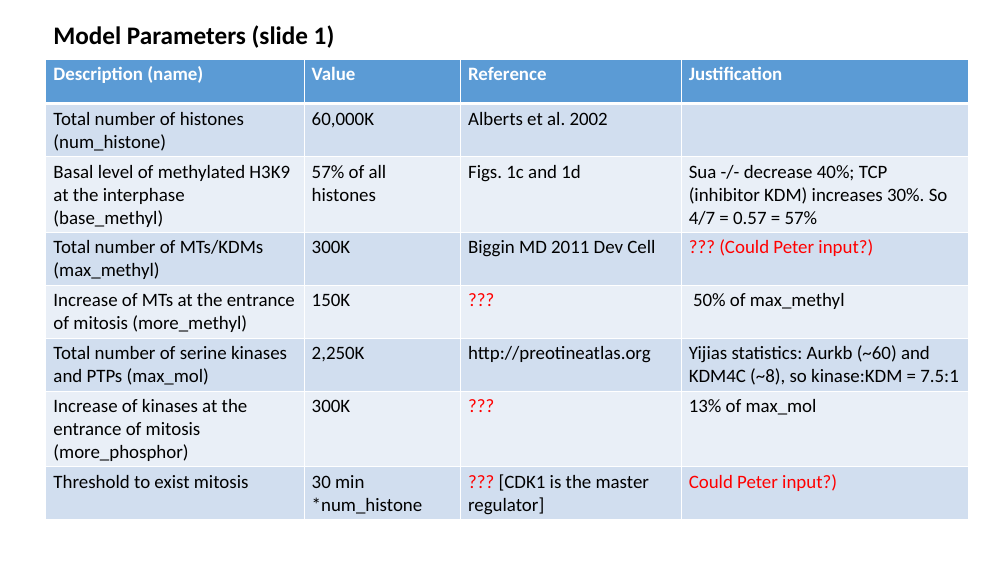
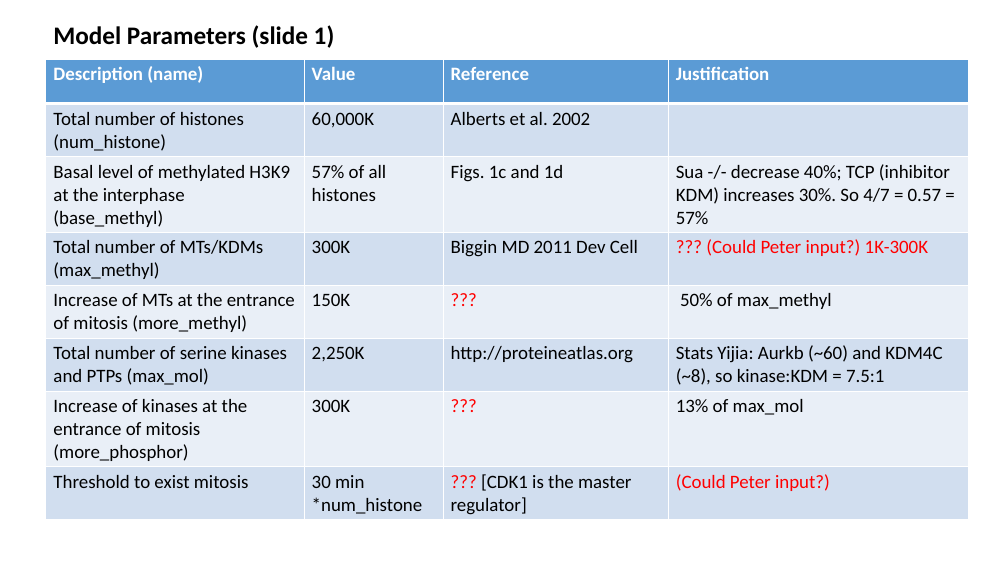
Before and after one commit to lu6007/fluocell, a slide deck: slide 5 of app/model/result_0211_2017.pptx. Drawn at 1008x567 pixels with LibreOffice and Linux fonts; fonts in the diff are those of the drawing. Boxes give left, top, right and bottom in pixels: in the first picture for what was removed or moved away, otherwise in the second. Text is boxed around its words. In the diff, an @@ line names an element or a change of style, - is before the commit and + after.

```diff
--- a/app/model/result_0211_2017.pptx
+++ b/app/model/result_0211_2017.pptx
@@ table at bbox=[46, 59, 969, 520] @@
-row 4, column 4: ??? (Could Peter input?)
+row 4, column 4: ??? (Could Peter input?) 1K-300K
-row 6, column 3: http://preotineatlas.org
+row 6, column 3: http://proteineatlas.org
-row 6, column 4: Yijias statistics: Aurkb (~60) and KDM4C (~8), so kinase:KDM = 7.5:1
+row 6, column 4: Stats Yijia: Aurkb (~60) and KDM4C (~8), so kinase:KDM = 7.5:1
-row 8, column 4: Could Peter input?)
+row 8, column 4: (Could Peter input?)
```
Also in this commit, not shown: 6 other files.
